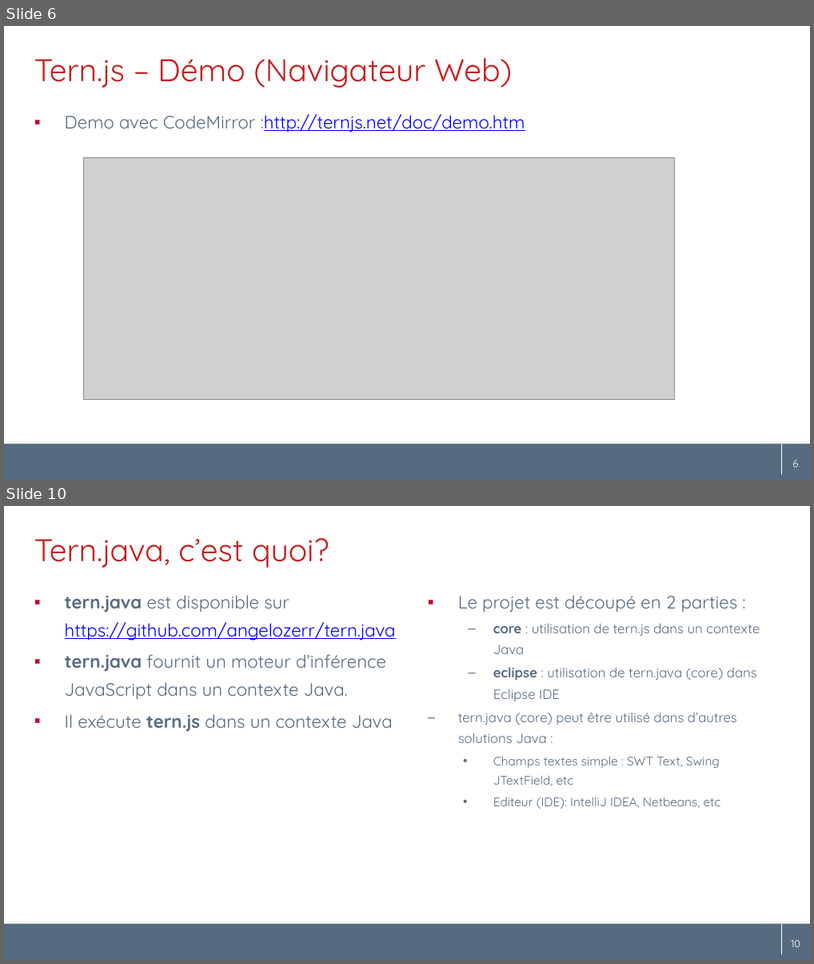
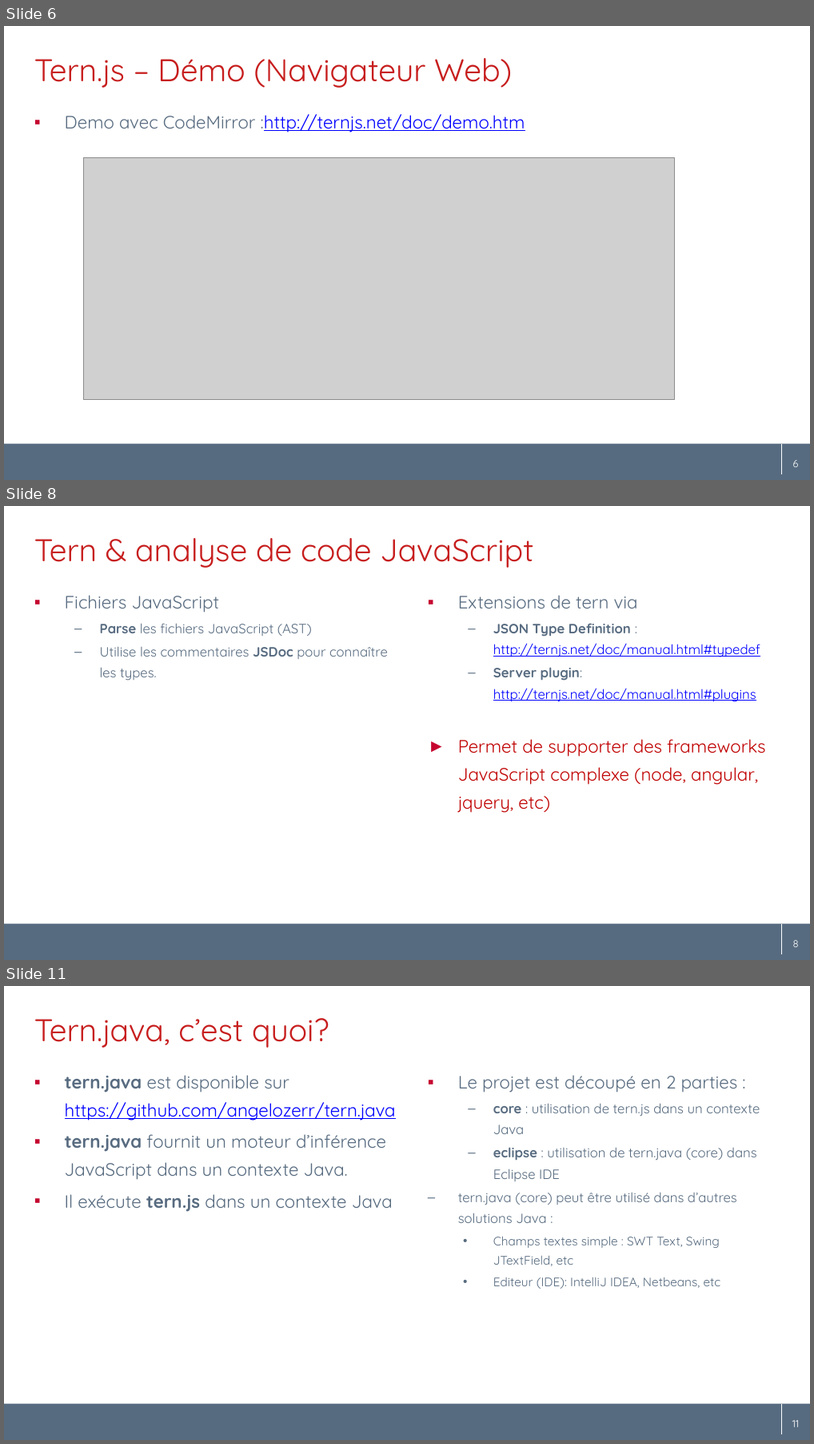
Before and after one commit to angelozerr/tern.java, a slide deck: docs/tern.java_fr.pptx. Shown one above the other, each under a label of ours: slides 6 and 10 before the commit, slides 6, 8 and 11 after it; the slides between them are not shown. The pictures are 814x964 and 814x1444 pixels, drawn with LibreOffice and Linux fonts; fonts in the diff are those of the drawing; grey boxes stand for pictures; background and template pictures are left out. Boxes give left, top, right and bottom in pixels: in the first picture for what was removed or moved away, otherwise in the second. Text is boxed around its words. In the diff, an @@ line names an element or a change of style, - is before the commit and + after.

Commit message:
[docs] add JSON typedef

```diff
--- a/docs/tern.java_fr.pptx
+++ b/docs/tern.java_fr.pptx
@@ slide 8 added at (4,506,810,960), background #FFFFFF; not listed: 3 template elements that a slide beside it also shows @@
@@ title added at (34,538,534,568), 28 pt, text #C71D1D @@
+Tern & analyse de code JavaScript
@@ text added at (65,595,388,680), 12 pt, text #576B80 @@
+▪ Fichiers JavaScript
+  – Parse les fichiers JavaScript (AST)
+  – Utilise les commentaires JSDoc pour connaître les types.
@@ text added at (458,595,766,812), 12 pt, text #0000FF @@
+▪ Extensions de tern via
+  – JSON Type Definition : http://ternjs.net/doc/manual.html#typedef
+  – Server plugin: http://ternjs.net/doc/manual.html#plugins
+► Permet de supporter des frameworks JavaScript complexe (node, angular, jquery, etc)
@@ page number added at (779,932,810,956), 9 pt, text #FFFFFF @@
+8
@@ what was slide 10 is now slide 11 @@
@@ page number at (786,1412,793,1427): text changed @@
-10
+11
@@ page number at (793,1420,799,1427): text changed @@
-10
+11
```
Also in this commit, not shown: 5 slides changed.
